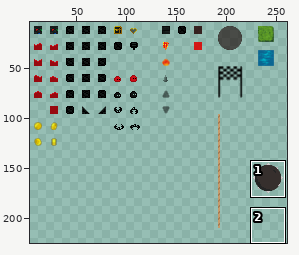
Two versions of one sprite sheet, Dashopolis/Assets/Art/8BIT_TILES.png. Above: a wide view before the commit, with the close-up outlined.
Close-up. First the earlier version:
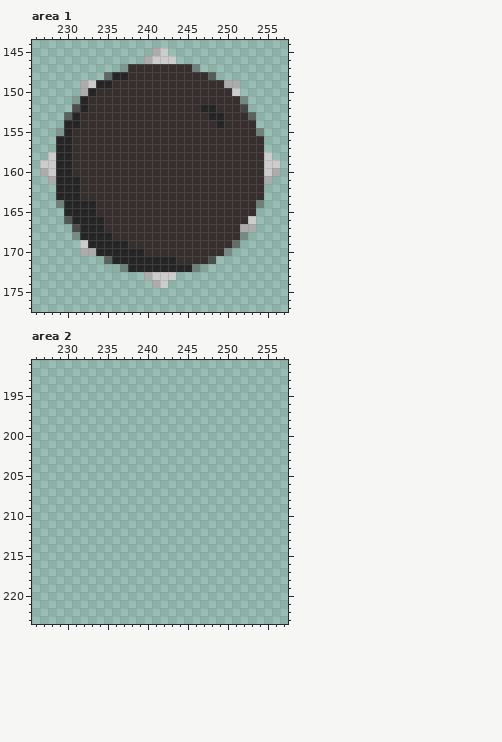
The file is 400x400 pixels. Pixels under 10% opacity are left out. Colours within 5 levels of each other are drawn and written as one. Shown: area 1: x 226..257, y 144..177; area 2: x 226..257, y 191..223. The wide view leaves out empty margins.
After:
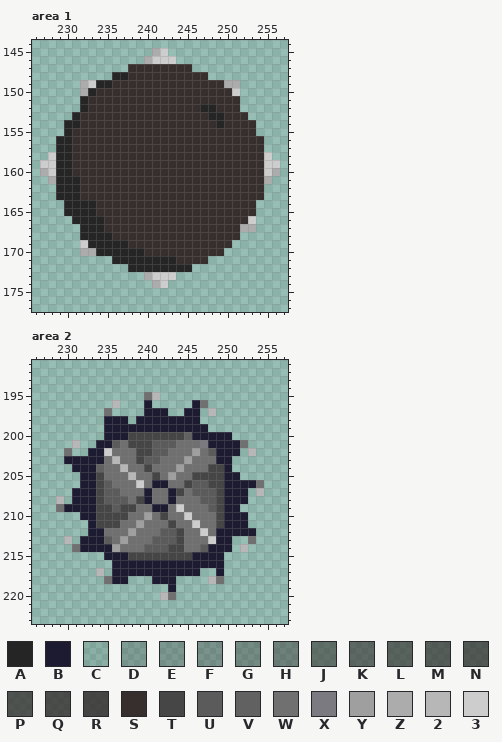
Palette (. is transparent): A #252525  B #1c1b31  C #362f2d1d  D #362f2d3c  E #362f2d46  F #362f2d4e  G #362f2d5b  H #362f2d6e  J #362f2d8d  K #362f2d99  L #362f2da2  M #362f2dad  N #362f2db5  P #362f2dbf  Q #362f2dca  R #362f2dd4  S #362f2d  T #464646  U #5b5b5b  V #616161  W #707070  X #7a7a80  Y #9f9f9f  Z #acacac  2 #b7b7b7  3 #cdcdcd
Diff:
Changed rows in their new state; - is an unchanged pixel.
Area 1:
first column x 229:
147 --------.--------.--------
148 ------.------------.------
151 --.--------------------.--
152 --.--------------------.--
153 -.----------------------.-
155 .------------------------.
first column x 229:
164 .------------------------.
166 -.------------------------
167 --.-----------------------
168 --.--------------------.--
169 ----------------------.---
170 ---------------------.----
171 ------.------------.------
172 -------..--------..-------
Area 2:
first column x 229:
195 -----------W2-------------
196 -------2---B-----BW-------
197 ------W----BBB--BB-2------
198 ------BBB-BBBBBBBB--------
199 ------BBBBBBBBBBBBB-------
200 ------BBBTTTTTTTVBBBBB----
201 --2--BBUWTTTUUUWWWXBBBBW--
202 -W--BB3WWWTTUUWWWYWUBBB-2-
203 -BBBBBW2WWTUUWWWYWWWBB----
204 --BBBVWW2WWTWWWYWWWTTB----
205 ---BBTWWW2WWTWYWWTTTTBB---
206 ---BBTUWWW3WBBWWTUUTTBBBBW
207 --BBBTUUWWWBWWBTWUUUTBBB-2
208 2-BBBTUUUWTBWWBWWWUUTBBB--
209 WBBBBTTUTTWWBBW3WWWUTBB---
210 ---BBTTTTWWYWTWW3WWWTBBB--
211 ----BTTTWWYWWWTWW3WWTBBB--
212 ----BBWWWYWWWUUTWW3WBBBBB-
213 -2-BBBUWYWWWUUUTWWW3BB--W-
214 --WBBBBYWWWUUUTTWWUBBB-2--
215 ------BBBTTTTTTTTBBBB-----
216 -------BBBBBBBBBBBBBB-----
217 -----2-BBBBBBBBBBB--B-----
218 ------WBB---BBB----2W-----
219 --------------B-----------
220 -------------2W-----------
Pixel boxes of the changes (left, top, right, bottom) in both close-ups:
erased: (104, 64, 128, 80)
erased: (192, 64, 264, 136)
erased: (56, 96, 80, 136)
erased: (56, 200, 80, 240)
erased: (256, 200, 264, 208)
erased: (192, 232, 248, 272)
erased: (104, 256, 128, 272)
added: (56, 392, 264, 600)
